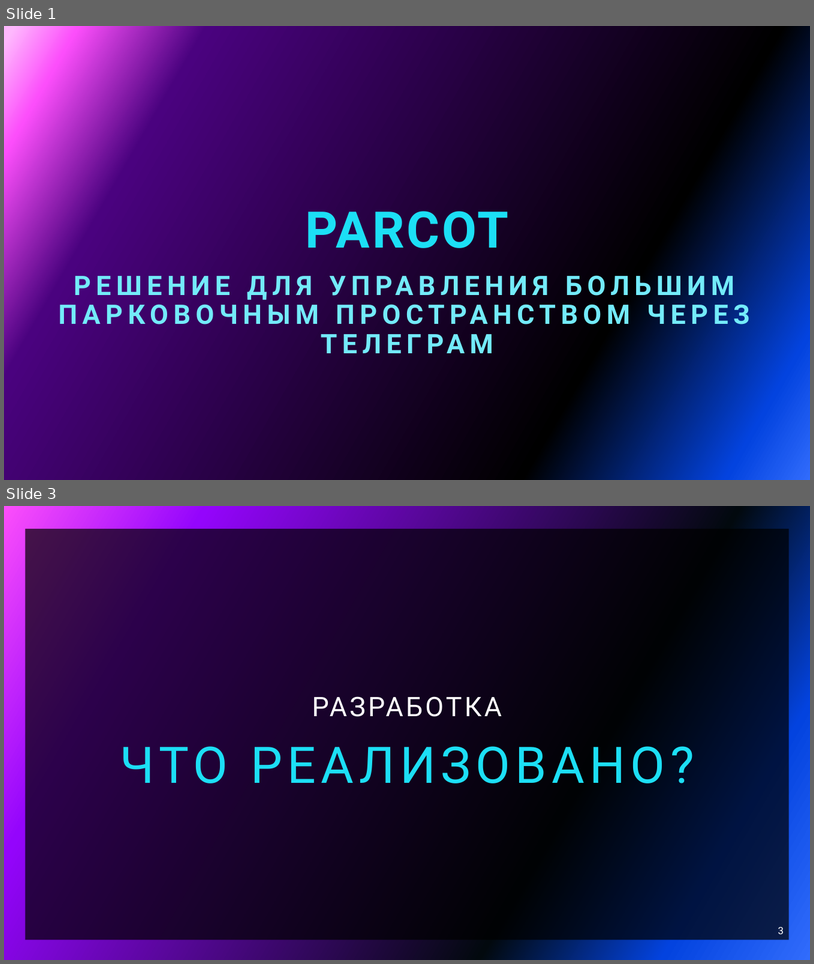
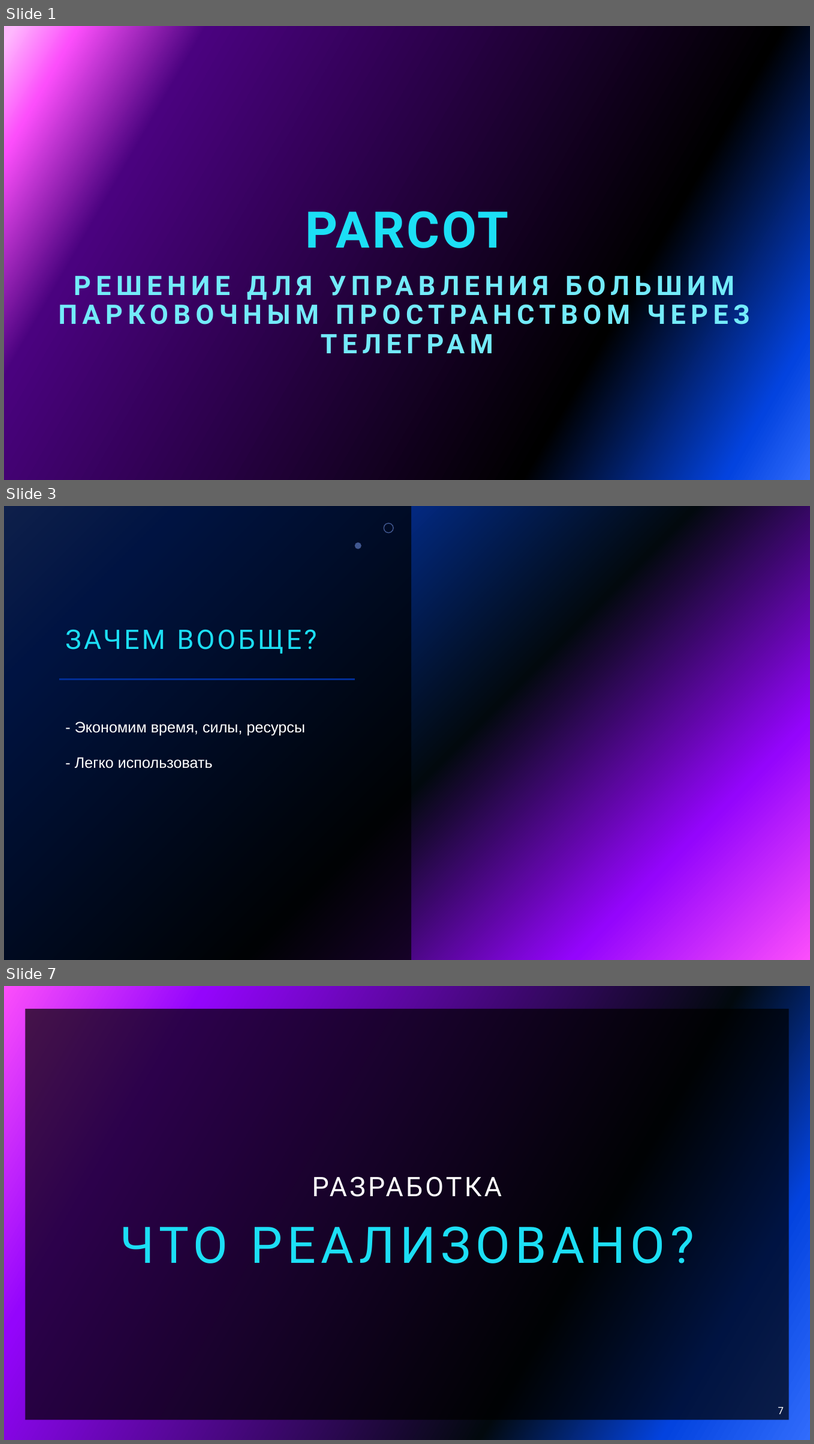
Before and after one commit to KrivoSoft/Parcot, a slide deck: Презентация Parcot.pptx. Shown one above the other, each under a label of ours: slides 1 and 3 before the commit, slides 1, 3 and 7 after it; the slides between them are not shown. The pictures are 814x964 and 814x1444 pixels, drawn with LibreOffice and Linux fonts; fonts in the diff are those of the drawing; background and template pictures are left out. Boxes give left, top, right and bottom in pixels: in the first picture for what was removed or moved away, otherwise in the second. Text is boxed around its words. In the diff, an @@ line names an element or a change of style, - is before the commit and + after.

```diff
--- a/Презентация Parcot.pptx
+++ b/Презентация Parcot.pptx
@@ slide 3 added at (x1=4, y1=506, x2=810, y2=960), background gradient #316CFC to #0343DF to #02090E to #9405FC to #FC4EFB @@
@@ rectangle added at (x1=4, y1=506, x2=412, y2=960), fill #000000 at 70% opacity @@
@@ ellipse added at (x1=384, y1=523, x2=393, y2=532), outline #83A7FD 1 pt @@
@@ freeform shape added at (x1=355, y1=542, x2=362, y2=549), fill #83A7FD at 49% opacity @@
@@ title added at (x1=65, y1=629, x2=317, y2=654), 32 pt, text #1CDFF5 @@
+ЗАЧЕМ ВООБЩЕ?
@@ line added from (59, 679) to (355, 679), #9405FC 2 pt @@
@@ text added at (x1=75, y1=721, x2=306, y2=768), 18 pt, text #FFFFFF @@
+- Экономим время, силы, ресурсы
+- Легко использовать
@@ what was slide 3 is now slide 7 @@
@@ page number at (x1=779, y1=1407, x2=784, y2=1414): text changed @@
-3
+7
```
Also in this commit, not shown: 3 slides changed, 6 other slides added, 3 slides removed.
